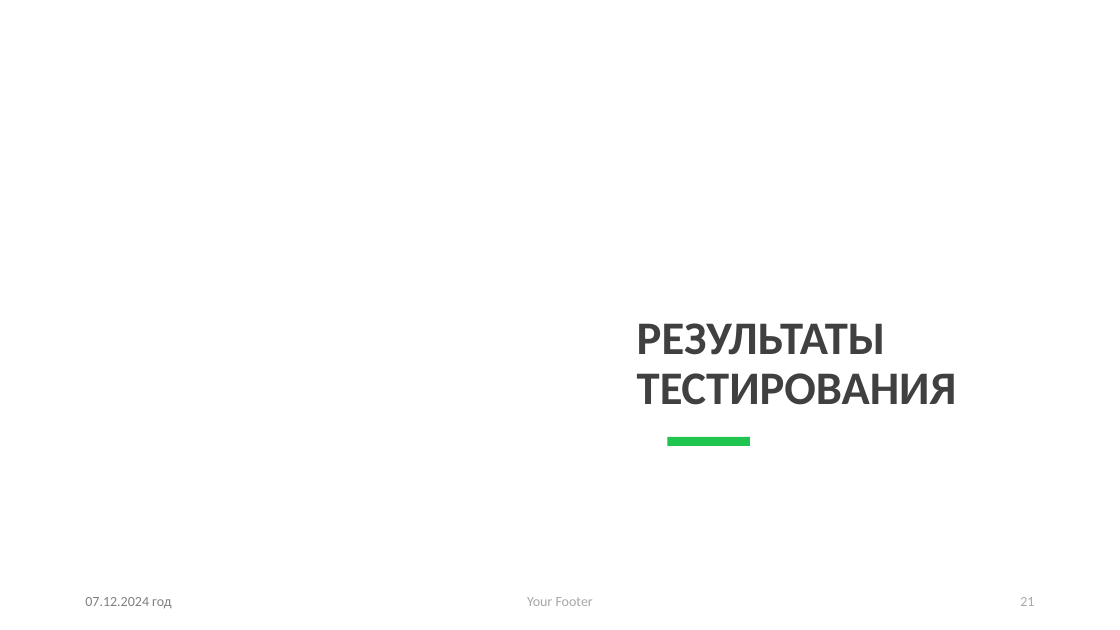
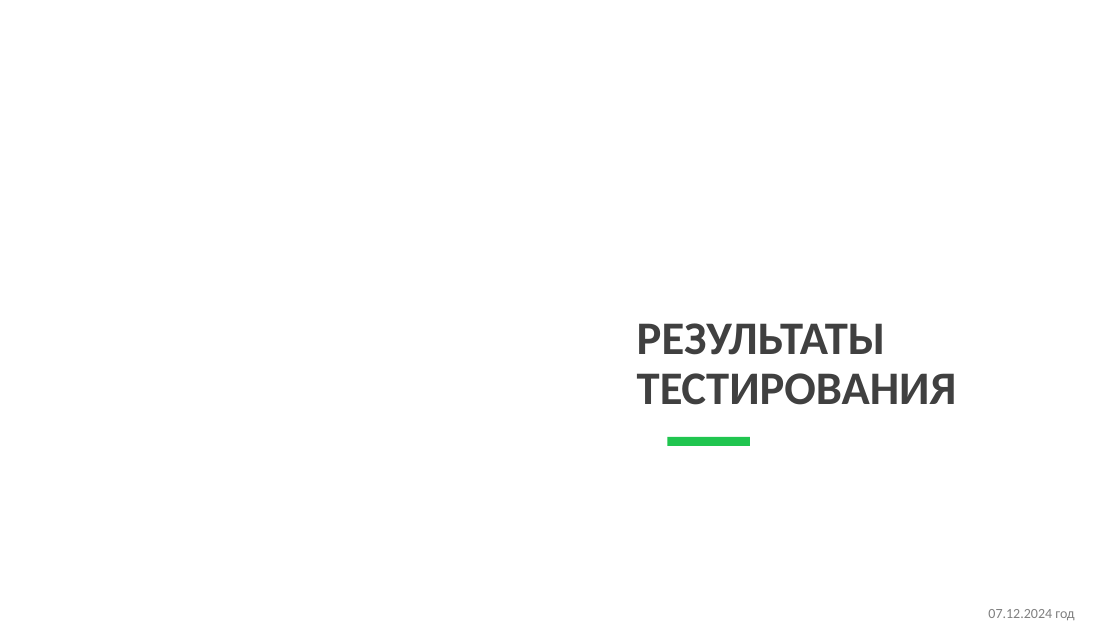
Before and after one commit to Evgeny-1981/DiplomWork, a slide deck: slide 21 of Презентация.odp. Drawn at 1120x630 pixels with LibreOffice and Linux fonts; fonts in the diff are those of the drawing; background and template pictures are left out. Boxes give left, top, right and bottom in pixels: in the first picture for what was removed or moved away, otherwise in the second. Text is boxed around its words. In the diff, an @@ line names an element or a change of style, - is before the commit and + after.

```diff
--- a/Презентация.odp
+++ b/Презентация.odp
@@ text removed at (527, 597, 593, 606) @@
-Your Footer
@@ text "07.12.2024 год": place and size @@
-text "07.12.2024 год" at (85, 597, 171, 608)
+text "07.12.2024 год" at (988, 609, 1074, 620)
@@ page number removed at (1020, 597, 1034, 606) @@
-21
```
Also in this commit, not shown: 22 other slides changed, 4 other files.
